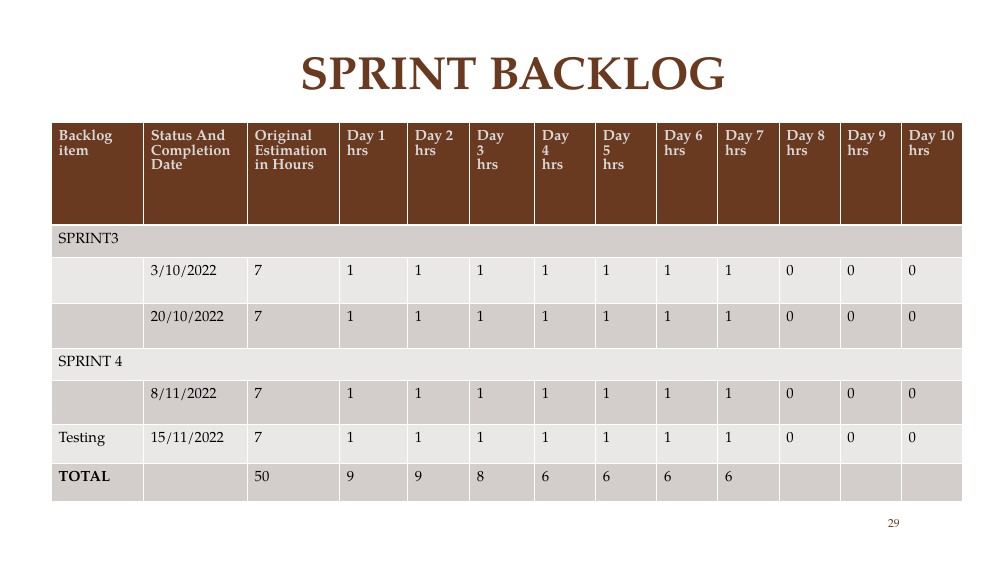
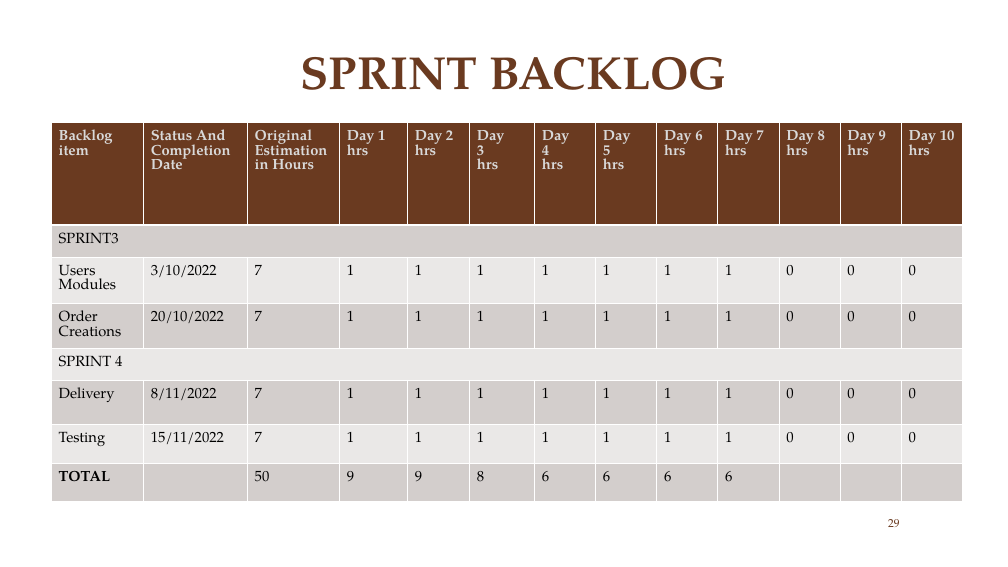
Before and after one commit to NihalNazer/Mini_Project, a slide deck: slide 29 of Mini_Project/Review PPT.pptx. Drawn at 1008x567 pixels with LibreOffice and Linux fonts; fonts in the diff are those of the drawing; background and template pictures are left out. Boxes give left, top, right and bottom in pixels: in the first picture for what was removed or moved away, otherwise in the second. Text is boxed around its words. In the diff, an @@ line names an element or a change of style, - is before the commit and + after.

```diff
--- a/Mini_Project/Review PPT.pptx
+++ b/Mini_Project/Review PPT.pptx
@@ table at [51, 123, 963, 511] @@
-row 3, column 1: 
+row 3, column 1: Users Modules
-row 4, column 1: 
+row 4, column 1: Order Creations
-row 6, column 1: 
+row 6, column 1: Delivery
```
Also in this commit, not shown: 6 other files.
